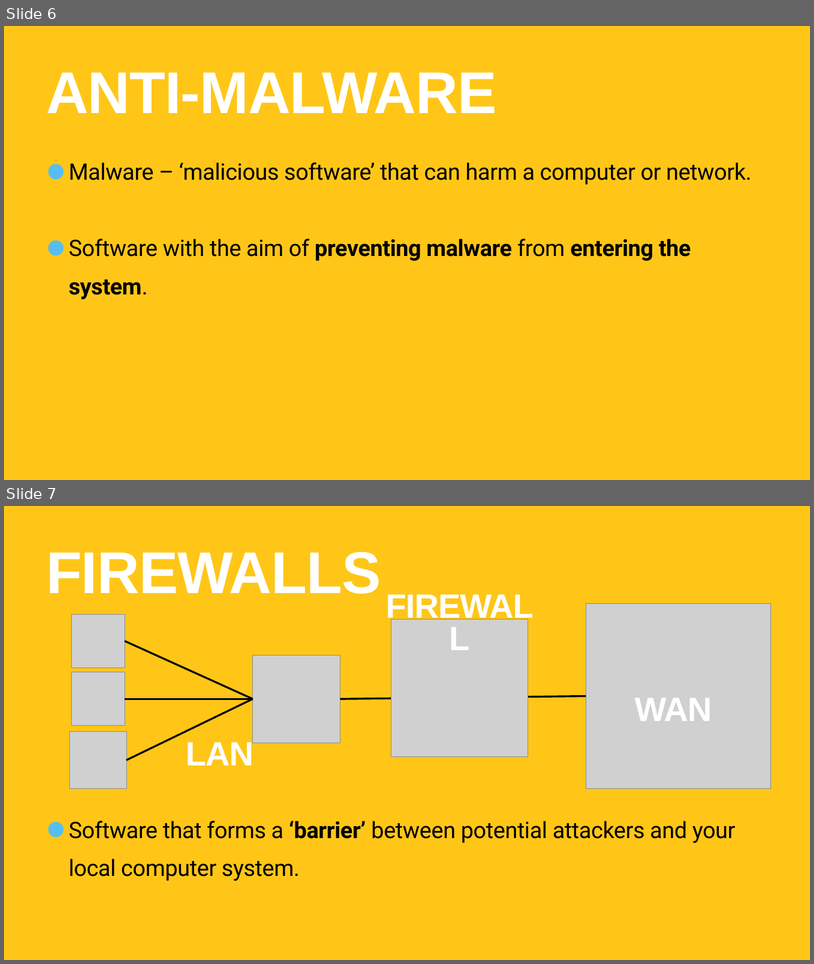
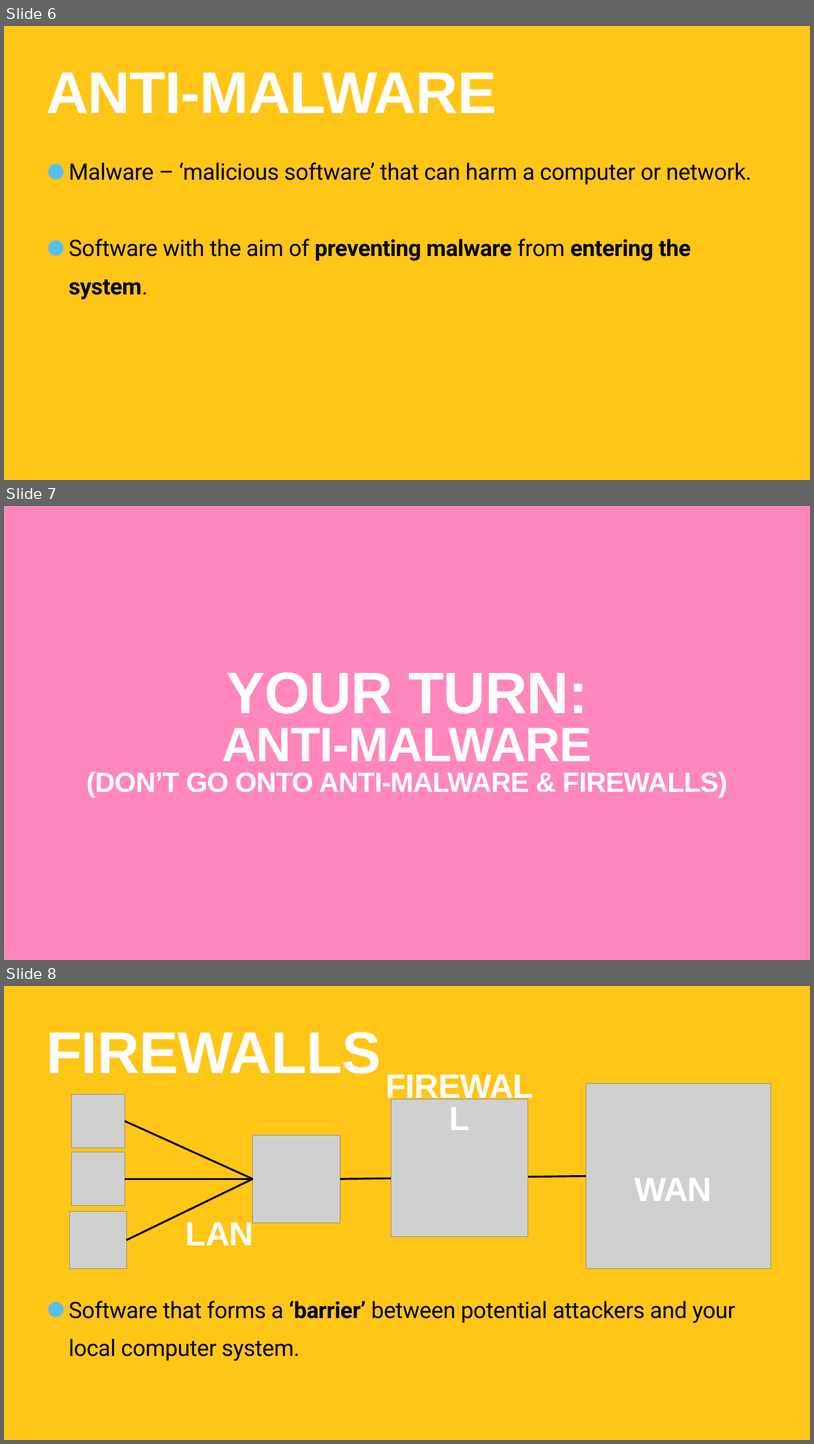
Before and after one commit to TommyWoodley/teaching, a slide deck: Y10/L2/L2.pptx. Shown one above the other, each under a label of ours: slides 6 and 7 before the commit, slides 6, 7 and 8 after it. The pictures are 814x964 and 814x1444 pixels, drawn with LibreOffice and Linux fonts; fonts in the diff are those of the drawing; grey boxes stand for pictures. Boxes give left, top, right and bottom in pixels: in the first picture for what was removed or moved away, otherwise in the second. Text is boxed around its words. In the diff, an @@ line names an element or a change of style, - is before the commit and + after.

```diff
--- a/Y10/L2/L2.pptx
+++ b/Y10/L2/L2.pptx
@@ slide 7 added at [4,506,810,960], background #FF87BB @@
@@ text added at [86,672,728,798], 66 pt, text #FFFFFF, bold @@
+YOUR TURN:
+ANTI-MALWARE
+(DON’T GO ONTO ANTI-MALWARE & FIREWALLS)
@@ what was slide 7 is now slide 8 @@
```
Also in this commit, not shown: 2 slides changed, 7 other slides added, 9 other files.
